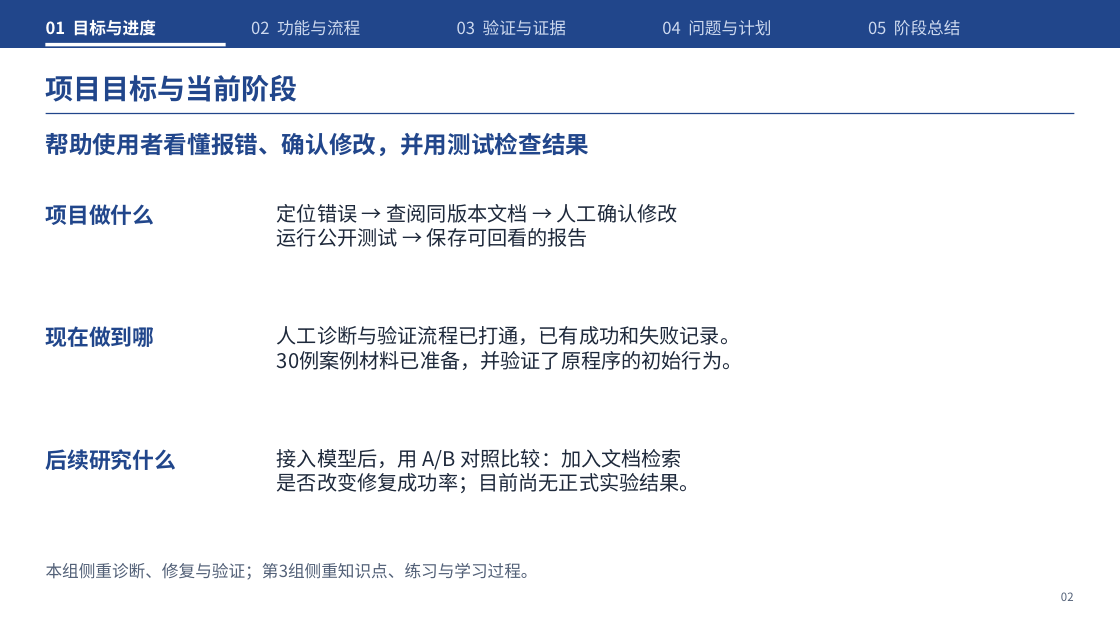
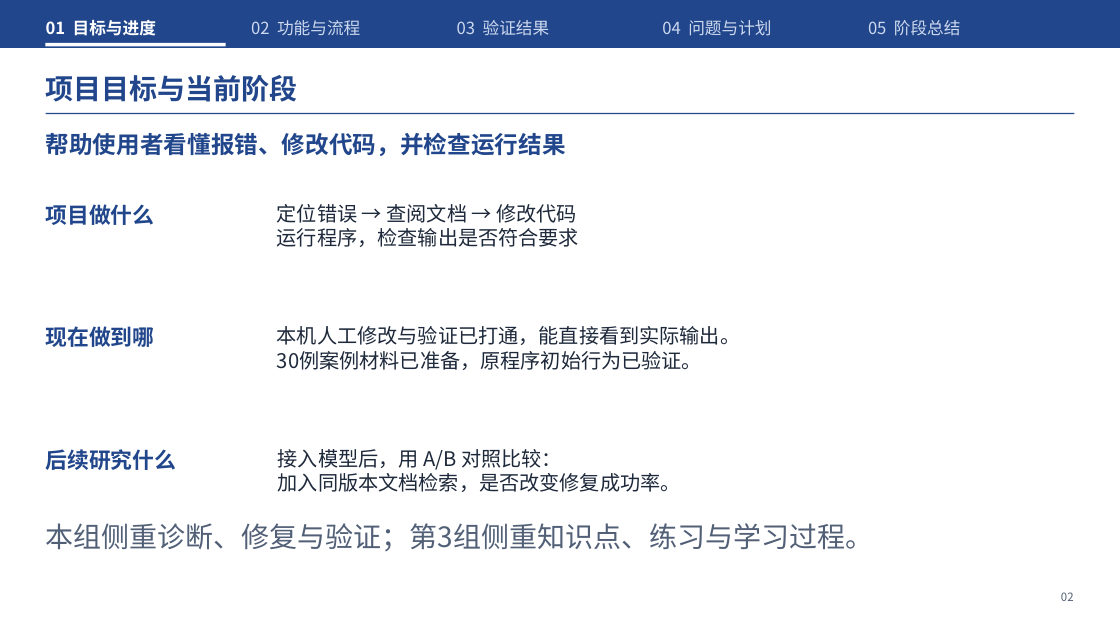
Before and after one commit to Frank72316/cangjie-code-doctor, a slide deck: slide 2 of docs/midterm-defense.pptx. Drawn at 1120x630 pixels with LibreOffice and Linux fonts; fonts in the diff are those of the drawing. Boxes give left, top, right and bottom in pixels: in the first picture for what was removed or moved away, otherwise in the second. Text is boxed around its words. In the diff, an @@ line names an element or a change of style, - is before the commit and + after.

```diff
--- a/docs/midterm-defense.pptx
+++ b/docs/midterm-defense.pptx
@@ text at (457,20,550,36): text changed @@
-03 验证与证据
+03 验证结果
@@ text at (46,133,566,156): text changed @@
-帮助使用者看懂报错、确认修改，并用测试检查结果
+帮助使用者看懂报错、修改代码，并检查运行结果
@@ text at (277,204,579,247): text changed @@
-定位错误 → 查阅同版本文档 → 人工确认修改
-运行公开测试 → 保存可回看的报告
+定位错误 → 查阅文档 → 修改代码
+运行程序，检查输出是否符合要求
@@ text at (277,326,740,370): text changed @@
-人工诊断与验证流程已打通，已有成功和失败记录。
-30例案例材料已准备，并验证了原程序的初始行为。
+本机人工修改与验证已打通，能直接看到实际输出。
+30例案例材料已准备，原程序初始行为已验证。
@@ text at (278,449,681,492): text changed @@
-接入模型后，用 A/B 对照比较：加入文档检索
-是否改变修复成功率；目前尚无正式实验结果。
+接入模型后，用 A/B 对照比较：
+加入同版本文档检索，是否改变修复成功率。
@@ text "本组侧重诊断、修复与验证；第3组侧重知识点、练习与学习过程。": place and size @@
-text "本组侧重诊断、修复与验证；第3组侧重知识点、练习与学习过程。" at (46,563,538,580)
+text "本组侧重诊断、修复与验证；第3组侧重知识点、练习与学习过程。" at (46,523,874,551)
@@ text "本组侧重诊断、修复与验证；第3组侧重知识点、练习与学习过程。" at (46,523,874,551): size 14.2 to 24 pt @@
```
Also in this commit, not shown: 10 other slides changed, 21 other files.
